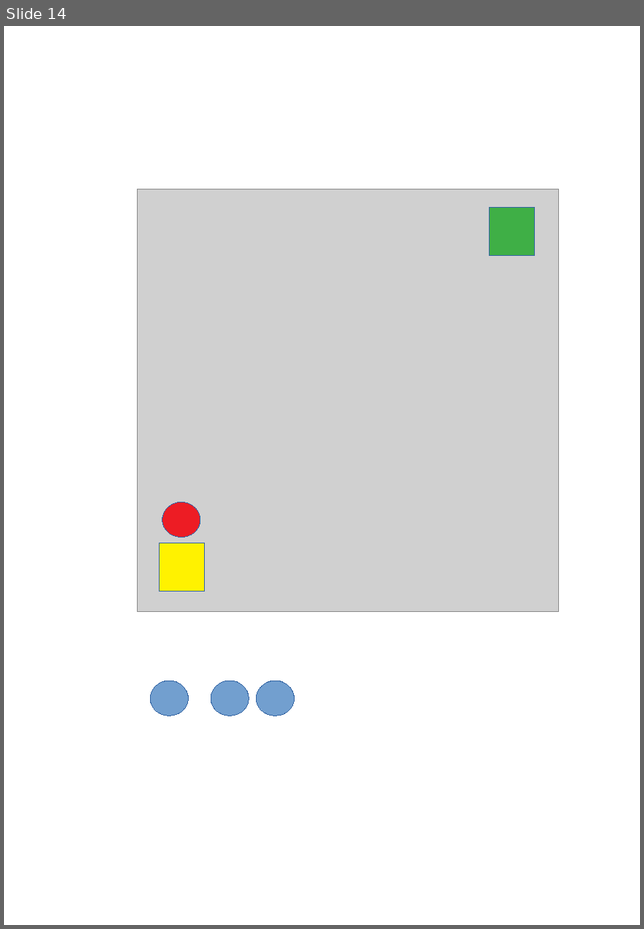
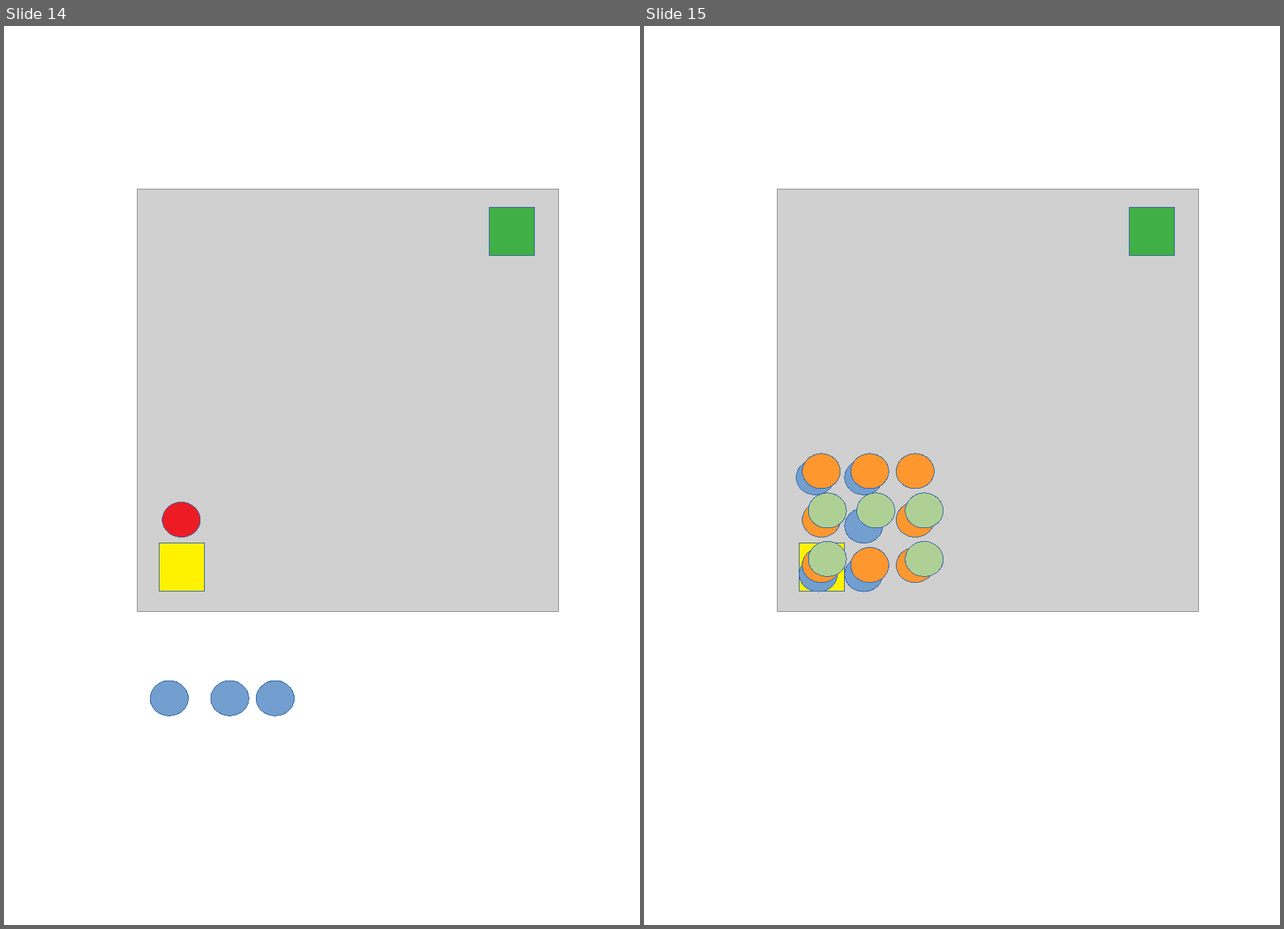
Before and after one commit to fabhrius/La-Cosa, a slide deck: capitulos/9 - Redundancia/cap3 - Redundancia.odp. Shown side by side, each under a label of ours: slide 14 before the commit, slides 14 and 15 after it. The pictures are 644x929 and 1284x929 pixels, drawn with LibreOffice and Linux fonts; fonts in the diff are those of the drawing; grey boxes stand for pictures. Boxes give left, top, right and bottom in pixels: in the first picture for what was removed or moved away, otherwise in the second. Text is boxed around its words. In the diff, an @@ line names an element or a change of style, - is before the commit and + after.

```diff
--- a/capitulos/9 - Redundancia/cap3 - Redundancia.odp
+++ b/capitulos/9 - Redundancia/cap3 - Redundancia.odp
@@ slide 15 added at <box>644,26,1280,925</box>, background #FFFFFF @@
@@ picture added at <box>777,189,1198,611</box> @@
@@ rectangle added at <box>1129,208,1175,256</box>, fill #3FAF46, outline #3465A4 0 pt @@
@@ ellipse added at <box>797,460,834,495</box>, fill #729FCF, outline #3465A4 0 pt @@
@@ ellipse added at <box>802,454,840,489</box>, fill #FF972F, outline #3465A4 0 pt @@
@@ ellipse added at <box>845,460,882,495</box>, fill #729FCF, outline #3465A4 0 pt @@
@@ ellipse added at <box>851,454,889,489</box>, fill #FF972F, outline #3465A4 0 pt @@
@@ ellipse added at <box>896,454,934,489</box>, fill #FF972F, outline #3465A4 0 pt @@
@@ ellipse added at <box>802,502,840,537</box>, fill #FF972F, outline #3465A4 0 pt @@
@@ ellipse added at <box>808,492,846,528</box>, fill #AFD095, outline #3465A4 0 pt @@
@@ ellipse added at <box>857,492,894,528</box>, fill #AFD095, outline #3465A4 0 pt @@
@@ ellipse added at <box>896,502,934,537</box>, fill #FF972F, outline #3465A4 0 pt @@
@@ ellipse added at <box>905,492,943,528</box>, fill #AFD095, outline #3465A4 0 pt @@
@@ ellipse added at <box>845,508,882,544</box>, fill #729FCF, outline #3465A4 0 pt @@
@@ rectangle added at <box>799,544,845,592</box>, fill #FFF200, outline #3465A4 0 pt @@
@@ ellipse added at <box>802,547,840,583</box>, fill #FF972F, outline #3465A4 0 pt @@
@@ ellipse added at <box>808,541,846,576</box>, fill #AFD095, outline #3465A4 0 pt @@
@@ ellipse added at <box>851,547,889,583</box>, fill #FF972F, outline #3465A4 0 pt @@
@@ ellipse added at <box>896,547,934,583</box>, fill #FF972F, outline #3465A4 0 pt @@
@@ ellipse added at <box>905,541,943,576</box>, fill #AFD095, outline #3465A4 0 pt @@
@@ ellipse added at <box>799,557,837,592</box>, fill #729FCF, outline #3465A4 0 pt @@
@@ ellipse added at <box>845,557,882,592</box>, fill #729FCF, outline #3465A4 0 pt @@
```
Also in this commit, not shown: 1 slide changed, 2 other slides added, 2 slides removed, 1 other file.
